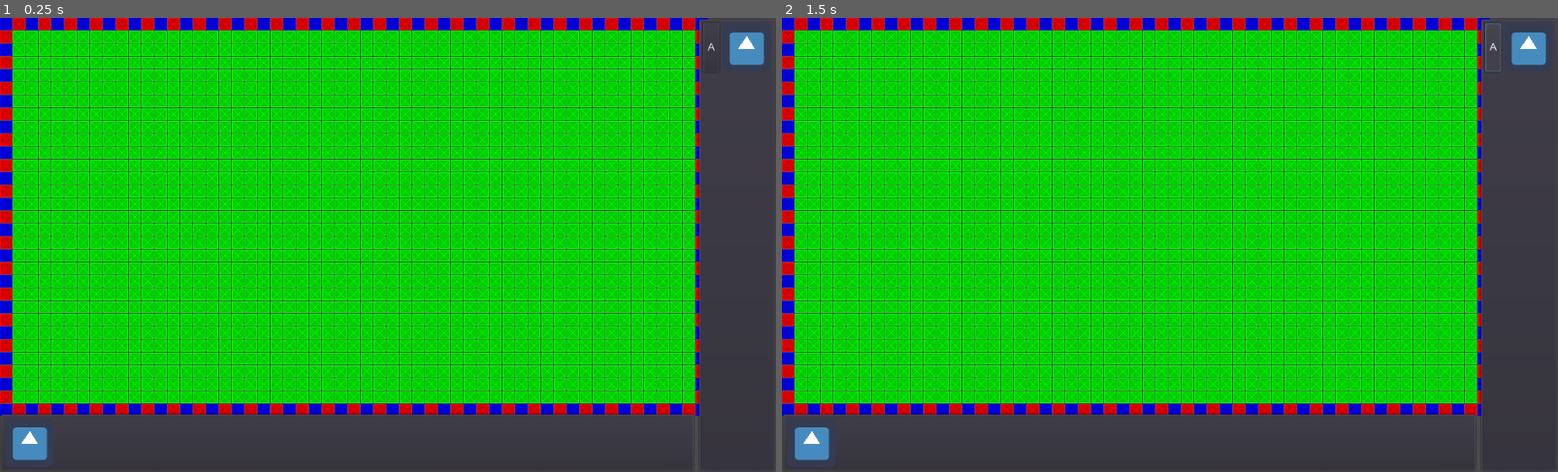
Above: before the commit, frames 1-2 (left to right).
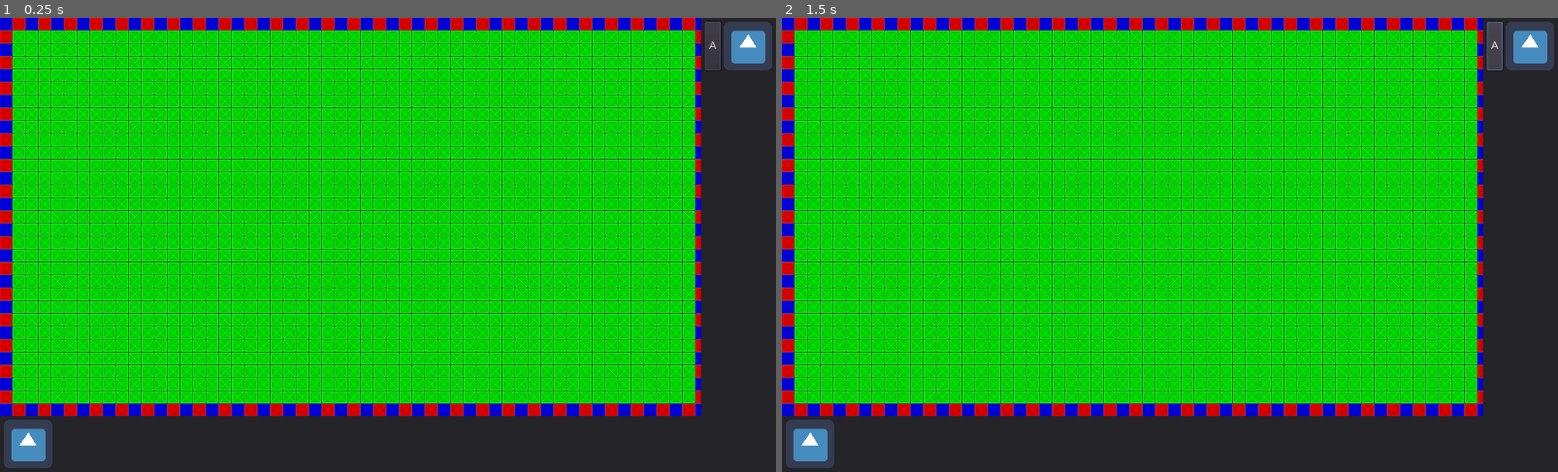
Above: after the commit, the same moments.

Repository: voxelv/azr
Game: Godot game, scene res://scenes/main.tscn
The game is run twice, just before and just after one commit, with the same random seed, the same clock (stepped at 60 frames per second) and the same inputs. The engine's default icon, where the game draws it, is replaced by a stand-in: a white triangle on a blue panel in a dark square.
Inputs:
- Up to frame 1 (0.25 s): no input
- Up to frame 2 (1.5 s): click "A" at 0.5 s; click "A" at 1.25 s

The runs differ from the first frame. In frame 1, 13% of the frame differs, in the area x 0-100%, y 0-100%; in frame 2, 13%.

Commit message:
Stuff works pretty well now?

Diff:
--- a/default_env.tres
+++ b/default_env.tres
@@ -65,6 +65,7 @@
 ssao_intensity2 = 1.0
 ssao_bias = 0.01
 ssao_light_affect = 0.0
+ssao_ao_channel_affect = 0.0
 ssao_color = Color( 0, 0, 0, 1 )
 ssao_quality = 0
 ssao_blur = 3
--- a/project.godot
+++ b/project.godot
@@ -6,7 +6,9 @@
 ;   [section] ; section goes between []
 ;   param=value ; assign values to parameters
 
-config_version=3
+config_version=4
+
+_global_script_classes=[  ]
 
 [application]
 
@@ -16,12 +18,95 @@
 
 [input]
 
-cam_drag=[ Object(InputEventMouseButton,"resource_local_to_scene":false,"resource_name":"","device":0,"alt":false,"shift":false,"control":false,"meta":false,"command":false,"button_mask":0,"position":Vector2( 0, 0 ),"global_position":Vector2( 0, 0 ),"factor":1.0,"button_index":1,"pressed":false,"doubleclick":false,"script":null)
+ui_accept={
+"deadzone": 0.5,
+"events": [ Object(InputEventKey,"resource_local_to_scene":false,"resource_name":"","device":0,"alt":false,"shift":false,"control":false,"meta":false,"command":false,"pressed":false,"scancode":16777221,"unicode":0,"echo":false,"script":null)
+, Object(InputEventKey,"resource_local_to_scene":false,"resource_name":"","device":0,"alt":false,"shift":false,"control":false,"meta":false,"command":false,"pressed":false,"scancode":16777222,"unicode":0,"echo":false,"script":null)
+, Object(InputEventKey,"resource_local_to_scene":false,"resource_name":"","device":0,"alt":false,"shift":false,"control":false,"meta":false,"command":false,"pressed":false,"scancode":32,"unicode":0,"echo":false,"script":null)
+, Object(InputEventJoypadButton,"resource_local_to_scene":false,"resource_name":"","device":0,"button_index":0,"pressure":0.0,"pressed":false,"script":null)
  ]
-cam_zoom_in=[ Object(InputEventMouseButton,"resource_local_to_scene":false,"resource_name":"","device":0,"alt":false,"shift":false,"control":false,"meta":false,"command":false,"button_mask":0,"position":Vector2( 0, 0 ),"global_position":Vector2( 0, 0 ),"factor":1.0,"button_index":4,"pressed":false,"doubleclick":false,"script":null)
+}
+ui_select={
+"deadzone": 0.5,
+"events": [ Object(InputEventKey,"resource_local_to_scene":false,"resource_name":"","device":0,"alt":false,"shift":false,"control":false,"meta":false,"command":false,"pressed":false,"scancode":32,"unicode":0,"echo":false,"script":null)
+, Object(InputEventJoypadButton,"resource_local_to_scene":false,"resource_name":"","device":0,"button_index":3,"pressure":0.0,"pressed":false,"script":null)
  ]
-cam_zoom_out=[ Object(InputEventMouseButton,"resource_local_to_scene":false,"resource_name":"","device":0,"alt":false,"shift":false,"control":false,"meta":false,"command":false,"button_mask":0,"position":Vector2( 0, 0 ),"global_position":Vector2( 0, 0 ),"factor":1.0,"button_index":5,"pressed":false,"doubleclick":false,"script":null)
+}
+ui_cancel={
+"deadzone": 0.5,
+"events": [ Object(InputEventKey,"resource_local_to_scene":false,"resource_name":"","device":0,"alt":false,"shift":false,"control":false,"meta":false,"command":false,"pressed":false,"scancode":16777217,"unicode":0,"echo":false,"script":null)
+, Object(InputEventJoypadButton,"resource_local_to_scene":false,"resource_name":"","device":0,"button_index":1,"pressure":0.0,"pressed":false,"script":null)
  ]
+}
+ui_focus_next={
+"deadzone": 0.5,
+"events": [ Object(InputEventKey,"resource_local_to_scene":false,"resource_name":"","device":0,"alt":false,"shift":false,"control":false,"meta":false,"command":false,"pressed":false,"scancode":16777218,"unicode":0,"echo":false,"script":null)
+ ]
+}
+ui_focus_prev={
+"deadzone": 0.5,
+"events": [ Object(InputEventKey,"resource_local_to_scene":false,"resource_name":"","device":0,"alt":false,"shift":true,"control":false,"meta":false,"command":false,"pressed":false,"scancode":16777218,"unicode":0,"echo":false,"script":null)
+ ]
+}
+ui_left={
+"deadzone": 0.5,
+"events": [ Object(InputEventKey,"resource_local_to_scene":false,"resource_name":"","device":0,"alt":false,"shift":false,"control":false,"meta":false,"command":false,"pressed":false,"scancode":16777231,"unicode":0,"echo":false,"script":null)
+, Object(InputEventJoypadButton,"resource_local_to_scene":false,"resource_name":"","device":0,"button_index":14,"pressure":0.0,"pressed":false,"script":null)
+ ]
+}
+ui_right={
+"deadzone": 0.5,
+"events": [ Object(InputEventKey,"resource_local_to_scene":false,"resource_name":"","device":0,"alt":false,"shift":false,"control":false,"meta":false,"command":false,"pressed":false,"scancode":16777233,"unicode":0,"echo":false,"script":null)
+, Object(InputEventJoypadButton,"resource_local_to_scene":false,"resource_name":"","device":0,"button_index":15,"pressure":0.0,"pressed":false,"script":null)
+ ]
+}
+ui_up={
+"deadzone": 0.5,
+"events": [ Object(InputEventKey,"resource_local_to_scene":false,"resource_name":"","device":0,"alt":false,"shift":false,"control":false,"meta":false,"command":false,"pressed":false,"scancode":16777232,"unicode":0,"echo":false,"script":null)
+, Object(InputEventJoypadButton,"resource_local_to_scene":false,"resource_name":"","device":0,"button_index":12,"pressure":0.0,"pressed":false,"script":null)
+ ]
+}
+ui_down={
+"deadzone": 0.5,
+"events": [ Object(InputEventKey,"resource_local_to_scene":false,"resource_name":"","device":0,"alt":false,"shift":false,"control":false,"meta":false,"command":false,"pressed":false,"scancode":16777234,"unicode":0,"echo":false,"script":null)
+, Object(InputEventJoypadButton,"resource_local_to_scene":false,"resource_name":"","device":0,"button_index":13,"pressure":0.0,"pressed":false,"script":null)
+ ]
+}
+ui_page_up={
+"deadzone": 0.5,
+"events": [ Object(InputEventKey,"resource_local_to_scene":false,"resource_name":"","device":0,"alt":false,"shift":false,"control":false,"meta":false,"command":false,"pressed":false,"scancode":16777235,"unicode":0,"echo":false,"script":null)
+ ]
+}
+ui_page_down={
+"deadzone": 0.5,
+"events": [ Object(InputEventKey,"resource_local_to_scene":false,"resource_name":"","device":0,"alt":false,"shift":false,"control":false,"meta":false,"command":false,"pressed":false,"scancode":16777236,"unicode":0,"echo":false,"script":null)
+ ]
+}
+ui_home={
+"deadzone": 0.5,
+"events": [ Object(InputEventKey,"resource_local_to_scene":false,"resource_name":"","device":0,"alt":false,"shift":false,"control":false,"meta":false,"command":false,"pressed":false,"scancode":16777229,"unicode":0,"echo":false,"script":null)
+ ]
+}
+ui_end={
+"deadzone": 0.5,
+"events": [ Object(InputEventKey,"resource_local_to_scene":false,"resource_name":"","device":0,"alt":false,"shift":false,"control":false,"meta":false,"command":false,"pressed":false,"scancode":16777230,"unicode":0,"echo":false,"script":null)
+ ]
+}
+cam_drag={
+"deadzone": 0.5,
+"events": [ Object(InputEventMouseButton,"resource_local_to_scene":false,"resource_name":"","device":0,"alt":false,"shift":false,"control":false,"meta":false,"command":false,"button_mask":0,"position":Vector2( 0, 0 ),"global_position":Vector2( 0, 0 ),"factor":1.0,"button_index":1,"pressed":false,"doubleclick":false,"script":null)
+ ]
+}
+cam_zoom_in={
+"deadzone": 0.5,
+"events": [ Object(InputEventMouseButton,"resource_local_to_scene":false,"resource_name":"","device":0,"alt":false,"shift":false,"control":false,"meta":false,"command":false,"button_mask":0,"position":Vector2( 0, 0 ),"global_position":Vector2( 0, 0 ),"factor":1.0,"button_index":4,"pressed":false,"doubleclick":false,"script":null)
+ ]
+}
+cam_zoom_out={
+"deadzone": 0.5,
+"events": [ Object(InputEventMouseButton,"resource_local_to_scene":false,"resource_name":"","device":0,"alt":false,"shift":false,"control":false,"meta":false,"command":false,"button_mask":0,"position":Vector2( 0, 0 ),"global_position":Vector2( 0, 0 ),"factor":1.0,"button_index":5,"pressed":false,"doubleclick":false,"script":null)
+ ]
+}
 
 [rendering]
 
--- a/scenes/main.tscn
+++ b/scenes/main.tscn
@@ -5,11 +5,9 @@
 [ext_resource path="res://rgb_tiles.tres" type="TileSet" id=3]
 
 [node name="main" type="Node" index="0"]
-
 _sections_unfolded = [ "Margin" ]
 
 [node name="ui_layer" type="CanvasLayer" parent="." index="0"]
-
 layer = 1
 offset = Vector2( 0, 0 )
 rotation = 0.0
@@ -18,7 +16,6 @@
 _sections_unfolded = [ "Pause" ]
 
 [node name="HBoxContainer" type="HBoxContainer" parent="ui_layer" index="0"]
-
 anchor_left = 0.0
 anchor_top = 0.0
 anchor_right = 1.0
@@ -29,70 +26,103 @@
 mouse_default_cursor_shape = 0
 size_flags_horizontal = 3
 size_flags_vertical = 3
+custom_constants/separation = 0
+alignment = 0
+_sections_unfolded = [ "Custom Constants", "Rect" ]
+
+[node name="VBoxContainer" type="VBoxContainer" parent="ui_layer/HBoxContainer" index="0"]
+anchor_left = 0.0
+anchor_top = 0.0
+anchor_right = 0.0
+anchor_bottom = 0.0
+margin_right = 925.0
+margin_bottom = 600.0
+rect_pivot_offset = Vector2( 0, 0 )
+rect_clip_content = false
+mouse_filter = 2
+mouse_default_cursor_shape = 0
+size_flags_horizontal = 3
+size_flags_vertical = 1
 alignment = 0
 _sections_unfolded = [ "Mouse", "Size Flags" ]
 
-[node name="VBoxContainer" type="VBoxContainer" parent="ui_layer/HBoxContainer" index="0"]
-
-anchor_left = 0.0
-anchor_top = 0.0
-anchor_right = 0.0
-anchor_bottom = 0.0
-margin_right = 917.0
-margin_bottom = 600.0
-rect_pivot_offset = Vector2( 0, 0 )
-rect_clip_content = false
-mouse_filter = 2
-mouse_default_cursor_shape = 0
-size_flags_horizontal = 3
-size_flags_vertical = 1
-alignment = 0
-_sections_unfolded = [ "Mouse", "Size Flags" ]
-
 [node name="Control" type="Control" parent="ui_layer/HBoxContainer/VBoxContainer" index="0"]
-
-anchor_left = 0.0
-anchor_top = 0.0
-anchor_right = 0.0
-anchor_bottom = 0.0
-margin_right = 917.0
-margin_bottom = 518.0
+anchor_left = 0.0
+anchor_top = 0.0
+anchor_right = 0.0
+anchor_bottom = 0.0
+margin_right = 925.0
+margin_bottom = 522.0
 rect_pivot_offset = Vector2( 0, 0 )
 rect_clip_content = false
 mouse_filter = 2
 mouse_default_cursor_shape = 0
 size_flags_horizontal = 3
 size_flags_vertical = 3
-_sections_unfolded = [ "Mouse" ]
-
-[node name="PanelContainer2" type="PanelContainer" parent="ui_layer/HBoxContainer/VBoxContainer" index="1"]
-
+
+[node name="h_bar" type="MarginContainer" parent="ui_layer/HBoxContainer/VBoxContainer" index="1"]
 editor/display_folded = true
 anchor_left = 0.0
 anchor_top = 0.0
 anchor_right = 0.0
 anchor_bottom = 0.0
-margin_top = 522.0
-margin_right = 917.0
-margin_bottom = 600.0
-rect_pivot_offset = Vector2( 0, 0 )
-rect_clip_content = false
-mouse_filter = 0
-mouse_default_cursor_shape = 0
-size_flags_horizontal = 1
-size_flags_vertical = 1
-_sections_unfolded = [ "Mouse" ]
-
-[node name="TextureRect" type="TextureRect" parent="ui_layer/HBoxContainer/VBoxContainer/PanelContainer2" index="0"]
-
-anchor_left = 0.0
-anchor_top = 0.0
-anchor_right = 0.0
-anchor_bottom = 0.0
-margin_left = 7.0
-margin_top = 7.0
-margin_right = 910.0
-margin_bottom = 71.0
+margin_top = 526.0
+margin_right = 925.0
+margin_bottom = 600.0
+rect_pivot_offset = Vector2( 0, 0 )
+rect_clip_content = false
+mouse_filter = 0
+mouse_default_cursor_shape = 0
+size_flags_horizontal = 1
+size_flags_vertical = 1
+custom_constants/margin_right = 0
+custom_constants/margin_top = 0
+custom_constants/margin_left = 0
+custom_constants/margin_bottom = 0
+_sections_unfolded = [ "Custom Constants", "Mouse" ]
+
+[node name="Panel" type="Panel" parent="ui_layer/HBoxContainer/VBoxContainer/h_bar" index="0"]
+anchor_left = 0.0
+anchor_top = 0.0
+anchor_right = 0.0
+anchor_bottom = 0.0
+margin_right = 925.0
+margin_bottom = 74.0
+rect_pivot_offset = Vector2( 0, 0 )
+rect_clip_content = false
+mouse_filter = 0
+mouse_default_cursor_shape = 0
+size_flags_horizontal = 1
+size_flags_vertical = 1
+
+[node name="MarginContainer" type="MarginContainer" parent="ui_layer/HBoxContainer/VBoxContainer/h_bar" index="1"]
+anchor_left = 0.0
+anchor_top = 0.0
+anchor_right = 0.0
+anchor_bottom = 0.0
+margin_right = 925.0
+margin_bottom = 74.0
+rect_pivot_offset = Vector2( 0, 0 )
+rect_clip_content = false
+mouse_filter = 0
+mouse_default_cursor_shape = 0
+size_flags_horizontal = 1
+size_flags_vertical = 1
+custom_constants/margin_right = 5
+custom_constants/margin_top = 5
+custom_constants/margin_left = 5
+custom_constants/margin_bottom = 5
+_sections_unfolded = [ "Custom Constants" ]
+
+[node name="TextureRect" type="TextureRect" parent="ui_layer/HBoxContainer/VBoxContainer/h_bar/MarginContainer" index="0"]
+anchor_left = 0.0
+anchor_top = 0.0
+anchor_right = 0.0
+anchor_bottom = 0.0
+margin_left = 5.0
+margin_top = 5.0
+margin_right = 920.0
+margin_bottom = 69.0
 rect_pivot_offset = Vector2( 0, 0 )
 rect_clip_content = false
 mouse_filter = 1
@@ -103,14 +133,12 @@
 stretch_mode = 0
 _sections_unfolded = [ "Size Flags" ]
 
-[node name="PanelContainer" type="PanelContainer" parent="ui_layer/HBoxContainer" index="1"]
-
-editor/display_folded = true
-anchor_left = 0.0
-anchor_top = 0.0
-anchor_right = 0.0
-anchor_bottom = 0.0
-margin_left = 921.0
+[node name="v_bar" type="MarginContainer" parent="ui_layer/HBoxContainer" index="1"]
+anchor_left = 0.0
+anchor_top = 0.0
+anchor_right = 0.0
+anchor_bottom = 0.0
+margin_left = 925.0
 margin_right = 1024.0
 margin_bottom = 600.0
 rect_pivot_offset = Vector2( 0, 0 )
@@ -121,16 +149,48 @@
 size_flags_vertical = 1
 _sections_unfolded = [ "Mouse" ]
 
-[node name="VBoxContainer2" type="VBoxContainer" parent="ui_layer/HBoxContainer/PanelContainer" index="0"]
-
-anchor_left = 0.0
-anchor_top = 0.0
-anchor_right = 0.0
-anchor_bottom = 0.0
-margin_left = 7.0
-margin_top = 7.0
-margin_right = 96.0
-margin_bottom = 593.0
+[node name="Panel" type="Panel" parent="ui_layer/HBoxContainer/v_bar" index="0"]
+anchor_left = 0.0
+anchor_top = 0.0
+anchor_right = 0.0
+anchor_bottom = 0.0
+margin_right = 99.0
+margin_bottom = 600.0
+rect_pivot_offset = Vector2( 0, 0 )
+rect_clip_content = false
+mouse_filter = 0
+mouse_default_cursor_shape = 0
+size_flags_horizontal = 1
+size_flags_vertical = 1
+
+[node name="MarginContainer" type="MarginContainer" parent="ui_layer/HBoxContainer/v_bar" index="1"]
+anchor_left = 0.0
+anchor_top = 0.0
+anchor_right = 0.0
+anchor_bottom = 0.0
+margin_right = 99.0
+margin_bottom = 600.0
+rect_pivot_offset = Vector2( 0, 0 )
+rect_clip_content = false
+mouse_filter = 0
+mouse_default_cursor_shape = 0
+size_flags_horizontal = 1
+size_flags_vertical = 1
+custom_constants/margin_right = 5
+custom_constants/margin_top = 5
+custom_constants/margin_left = 5
+custom_constants/margin_bottom = 5
+_sections_unfolded = [ "Custom Constants" ]
+
+[node name="VBoxContainer2" type="VBoxContainer" parent="ui_layer/HBoxContainer/v_bar/MarginContainer" index="0"]
+anchor_left = 0.0
+anchor_top = 0.0
+anchor_right = 0.0
+anchor_bottom = 0.0
+margin_left = 5.0
+margin_top = 5.0
+margin_right = 94.0
+margin_bottom = 595.0
 rect_pivot_offset = Vector2( 0, 0 )
 rect_clip_content = false
 mouse_filter = 0
@@ -140,8 +200,7 @@
 alignment = 0
 _sections_unfolded = [ "Mouse", "Size Flags" ]
 
-[node name="HBoxContainer" type="HBoxContainer" parent="ui_layer/HBoxContainer/PanelContainer/VBoxContainer2" index="0"]
-
+[node name="HBoxContainer" type="HBoxContainer" parent="ui_layer/HBoxContainer/v_bar/MarginContainer/VBoxContainer2" index="0"]
 anchor_left = 0.0
 anchor_top = 0.0
 anchor_right = 0.0
@@ -156,8 +215,7 @@
 size_flags_vertical = 1
 alignment = 0
 
-[node name="Button" type="Button" parent="ui_layer/HBoxContainer/PanelContainer/VBoxContainer2/HBoxContainer" index="0"]
-
+[node name="Button" type="Button" parent="ui_layer/HBoxContainer/v_bar/MarginContainer/VBoxContainer2/HBoxContainer" index="0"]
 anchor_left = 0.0
 anchor_top = 0.0
 anchor_right = 0.0
@@ -179,8 +237,7 @@
 flat = false
 align = 1
 
-[node name="CenterContainer" type="CenterContainer" parent="ui_layer/HBoxContainer/PanelContainer/VBoxContainer2/HBoxContainer" index="1"]
-
+[node name="CenterContainer" type="CenterContainer" parent="ui_layer/HBoxContainer/v_bar/MarginContainer/VBoxContainer2/HBoxContainer" index="1"]
 anchor_left = 0.0
 anchor_top = 0.0
 anchor_right = 0.0
@@ -196,8 +253,7 @@
 size_flags_vertical = 1
 use_top_left = false
 
-[node name="TextureRect2" type="TextureRect" parent="ui_layer/HBoxContainer/PanelContainer/VBoxContainer2/HBoxContainer/CenterContainer" index="0"]
-
+[node name="TextureRect2" type="TextureRect" parent="ui_layer/HBoxContainer/v_bar/MarginContainer/VBoxContainer2/HBoxContainer/CenterContainer" index="0"]
 anchor_left = 0.0
 anchor_top = 0.0
 anchor_right = 0.0
@@ -216,7 +272,6 @@
 [node name="game_area" type="Node" parent="." index="1"]
 
 [node name="Camera2D" type="Camera2D" parent="game_area" index="0"]
-
 anchor_mode = 0
 rotating = false
 current = true
@@ -242,7 +297,6 @@
 script = ExtResource( 2 )
 
 [node name="TileMap" type="TileMap" parent="game_area" index="1"]
-
 mode = 0
 tile_set = ExtResource( 3 )
 cell_size = Vector2( 17, 17 )
